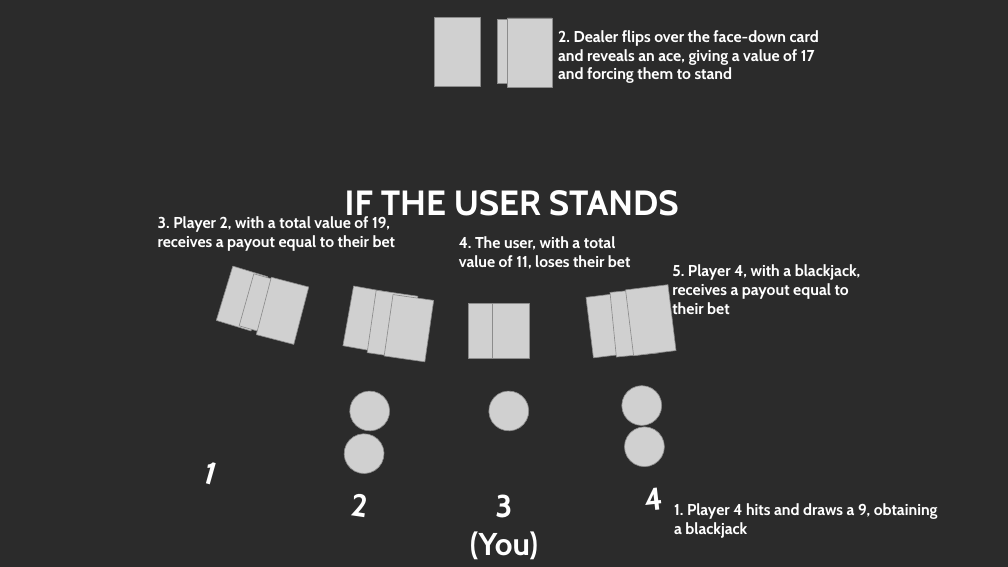
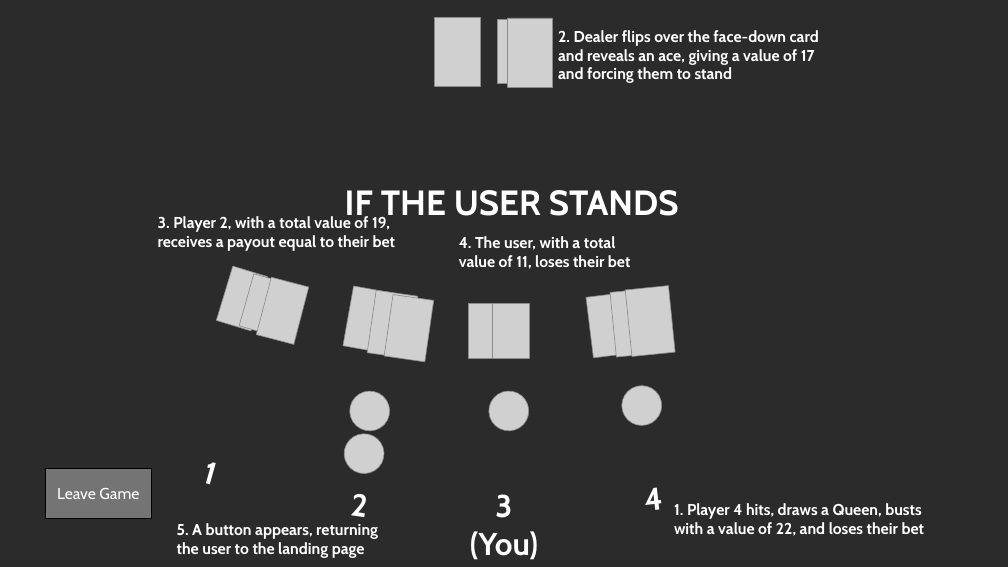
Before and after one commit to aladebrian/WebProP1, a slide deck: slide 2 of Team 17 Project 1 Storyboard.pptx. Drawn at 1008x567 pixels with LibreOffice and Linux fonts; fonts in the diff are those of the drawing; grey boxes stand for pictures; background and template pictures are left out; a plain dark background stands for a picture behind light text. Boxes give left, top, right and bottom in pixels: in the first picture for what was removed or moved away, otherwise in the second. Text is boxed around its words. In the diff, an @@ line names an element or a change of style, - is before the commit and + after.

Commit message:
Adjusted the storyboard
Made changes to the storyboard so that the user only gets one opportunity to choose between standing or hitting

```diff
--- a/Team 17 Project 1 Storyboard.pptx
+++ b/Team 17 Project 1 Storyboard.pptx
@@ text removed at [672, 264, 861, 319] @@
-5. Player 4, with a blackjack, receives a payout equal to their bet
@@ picture at [625, 286, 675, 357]: rotation 353 to 354 degrees @@
@@ picture removed at [620, 423, 668, 471] @@
@@ rectangle added at [45, 469, 152, 519], fill #747474, outline #000000 1.5 pt, 18 pt, text #FFFFFF @@
+Leave Game
@@ text at [674, 503, 925, 536]: text changed @@
-1. Player 4 hits and draws a 9, obtaining a blackjack
+1. Player 4 hits, draws a Queen, busts with a value of 22, and loses their bet
@@ text added at [177, 523, 378, 558], 18 pt, text #FFFFFF, bold @@
+5. A button appears, returning the user to the landing page
```
Also in this commit, not shown: 1 other slide changed, 2 slides removed.
